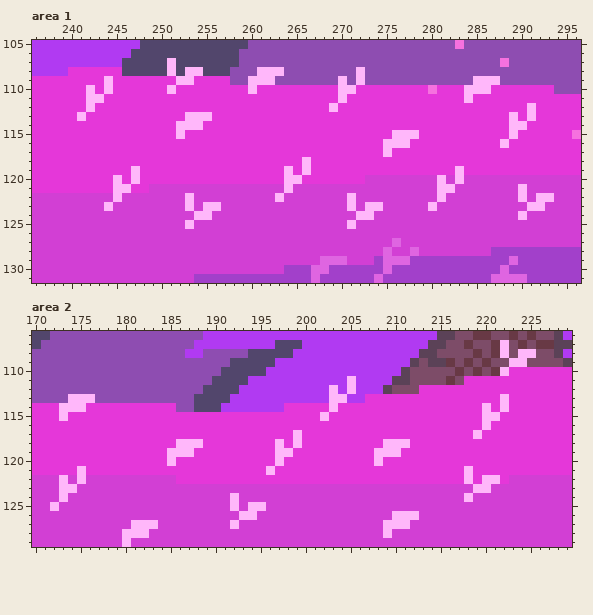
Pixel-art file -- Pixel/challenge7.aseprite. Above, as it was before the edit.
320x160 pixels, 1 frame. Shown: area 1: x 236..296, y 105..131; area 2: x 170..229, y 106..129.
The same view after the edit:
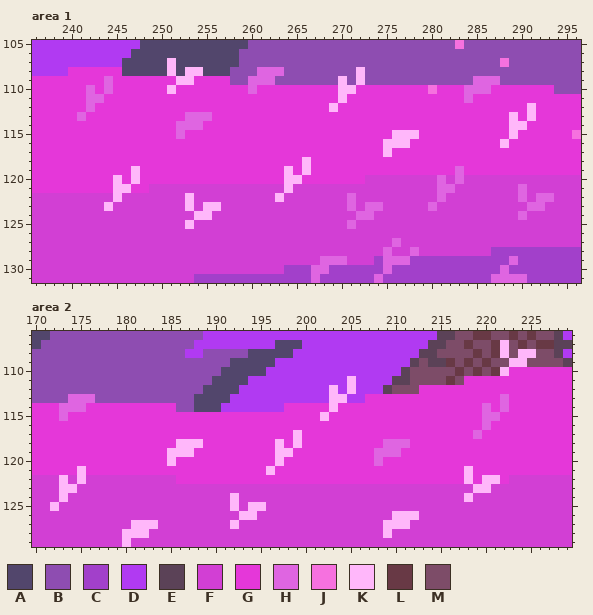
Palette (. is transparent): A #52466c  B #8e4db1  C #a240ca  D #b13af2  E #5b4257  F #d23fd4  G #e537d9  H #df65e1  J #f671df  K #ffb7fa  L #683945  M #7d4c68
Change:
Area 1, layer "Tree":
The author changed colour K to colour H in row 108 at x 261 to 263; in row 109 at x 244, 260 to 262 and 285 to 287; in row 110 at x 242, 244, 260 and 284 to 286; in row 111 at x 242 to 243 and 284; in row 112 at x 242; in row 113 at x 241 and 253 to 255.
The author changed colour K to colour H in row 114 at x 252 to 254; in row 115 at x 252; in row 119 at x 283; in row 120 at x 281 and 283; in row 121 at x 281 to 282 and 290; in row 122 at x 271, 281, 290 and 292 to 293.
The author changed colour K to colour H in row 123 at x 271, 273 to 274, 280 and 291 to 292; in row 124 at x 272 to 273 and 290; in row 125 at x 271.
Area 2, layer "Tree":
The author changed colour K to colour H in row 113 at x 174 to 176 and 222; in row 114 at x 173 to 175, 220 and 222; in row 115 at x 173 and 220 to 221; in row 116 at x 220; in row 117 at x 219; in row 118 at x 209 to 211.
The author changed colour K to colour H in row 119 at x 208 to 210; in row 120 at x 208.
